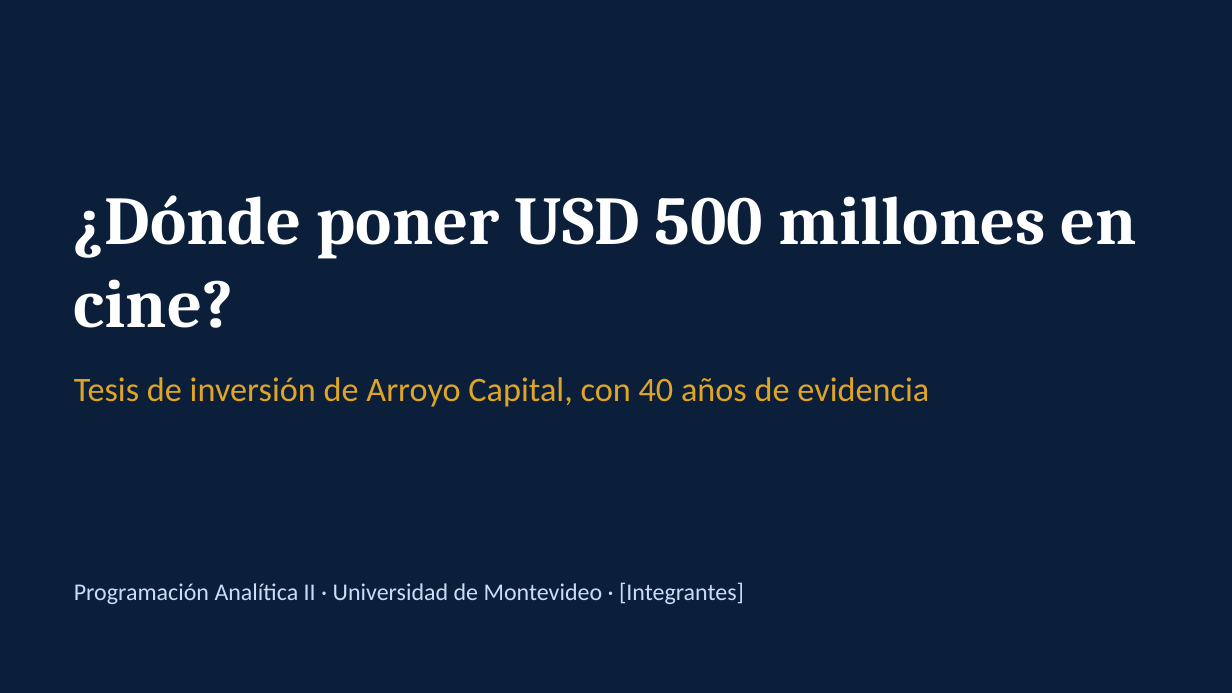
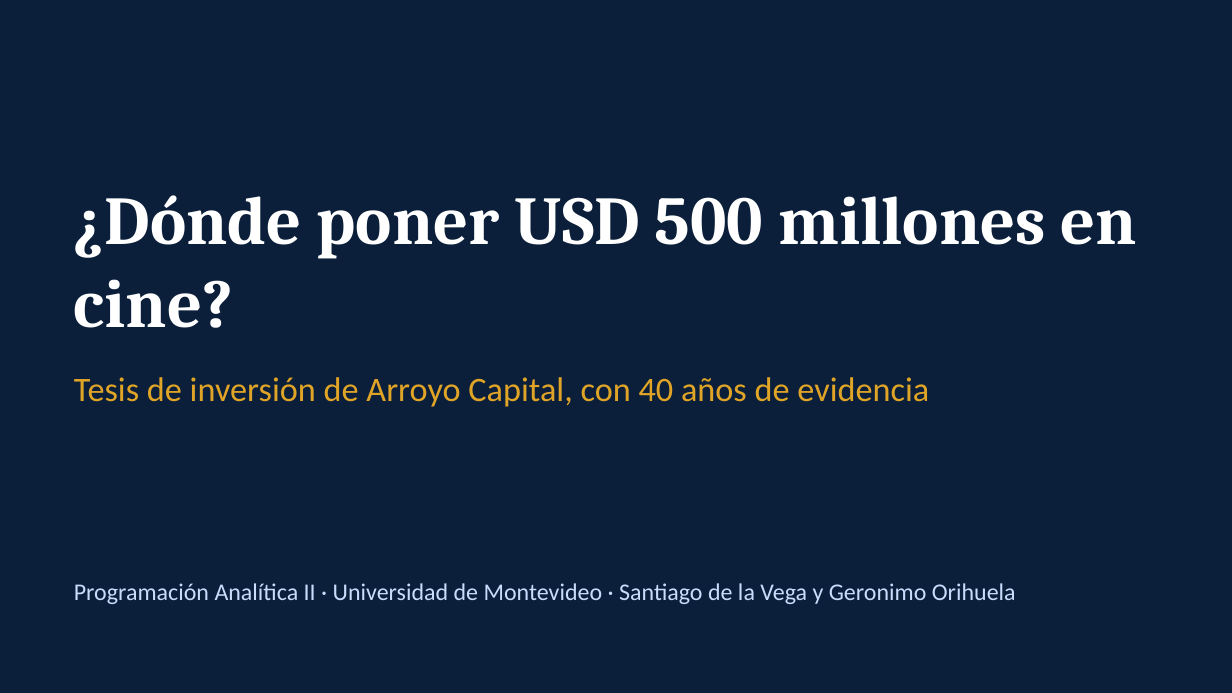
Before and after one commit to delavegasanti2006-wq/Trabajo-Final-de-la-Vega---Orihuela, a slide deck: slide 1 of salidas/Arroyo_Capital_presentacion.pptx. Drawn at 1232x693 pixels with LibreOffice and Linux fonts; fonts in the diff are those of the drawing. Boxes give left, top, right and bottom in pixels: in the first picture for what was removed or moved away, otherwise in the second. Text is boxed around its words. In the diff, an @@ line names an element or a change of style, - is before the commit and + after.

```diff
--- a/salidas/Arroyo_Capital_presentacion.pptx
+++ b/salidas/Arroyo_Capital_presentacion.pptx
@@ text at [74, 583, 1016, 604]: text changed @@
-Programación Analítica II · Universidad de Montevideo · [Integrantes]
+Programación Analítica II · Universidad de Montevideo · Santiago de la Vega y Geronimo Orihuela
```
Also in this commit, not shown: 6 other slides changed.
